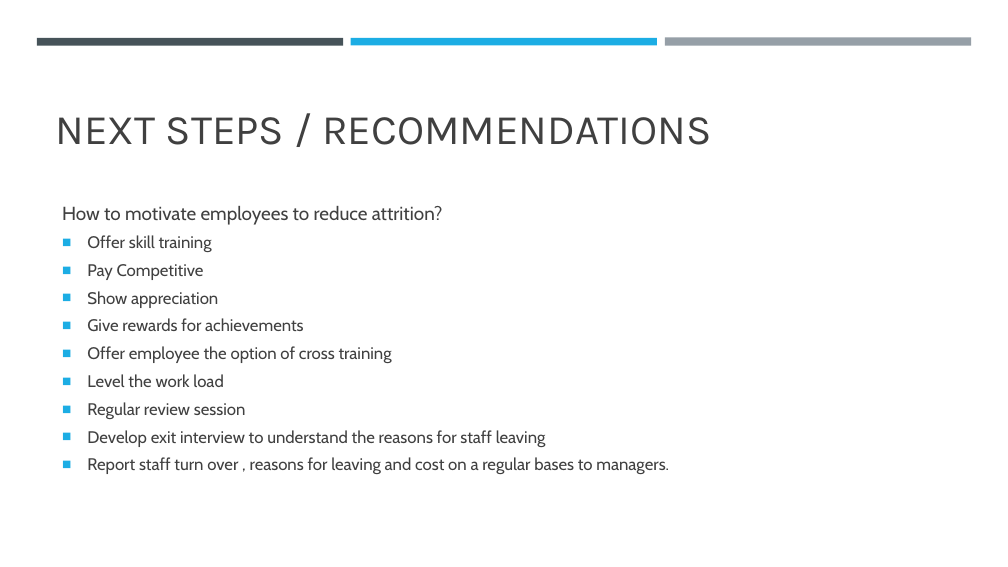
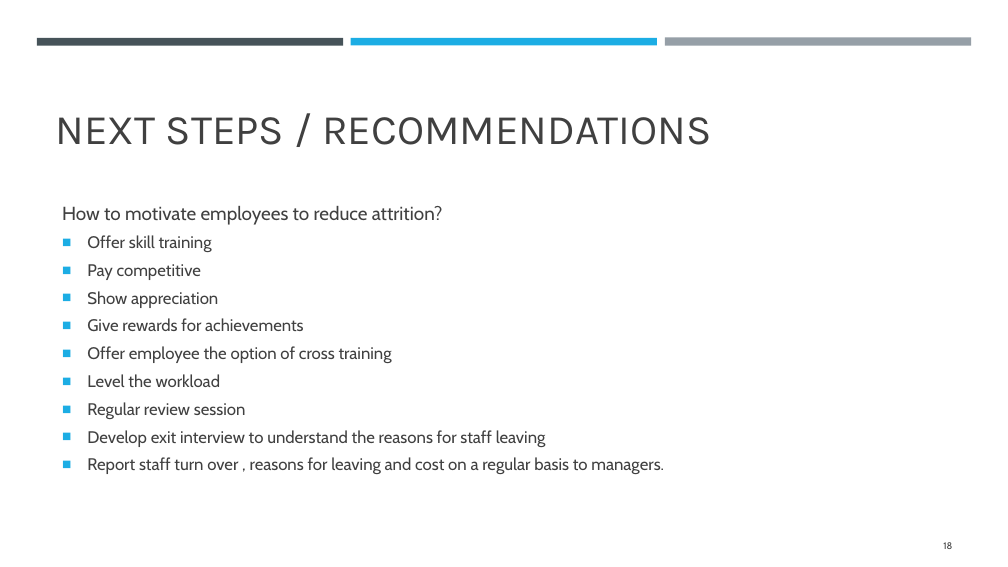
Before and after one commit to IsabelleUslu/InstituteOfDataLabs, a slide deck: slide 18 of IOD Projects/MP2New/New - Predicting Employee Attrition.pptx. Drawn at 1008x567 pixels with LibreOffice and Linux fonts; fonts in the diff are those of the drawing. Boxes give left, top, right and bottom in pixels: in the first picture for what was removed or moved away, otherwise in the second. Text is boxed around its words. In the diff, an @@ line names an element or a change of style, - is before the commit and + after.

```diff
--- a/IOD Projects/MP2New/New - Predicting Employee Attrition.pptx
+++ b/IOD Projects/MP2New/New - Predicting Employee Attrition.pptx
@@ text at (87, 264, 201, 280): text changed @@
-■ Pay Competitive
+■ Pay competitive
@@ text at (87, 374, 221, 387): spaces changed @@
-■ Level the work load
+■ Level the workload
@@ text at (87, 457, 664, 474): text changed @@
-■ Report staff turn over , reasons for leaving and cost on a regular bases to managers.
+■ Report staff turn over , reasons for leaving and cost on a regular basis to managers.
@@ page number added at (943, 542, 952, 549), 9 pt, text #404040 @@
+18
```
Also in this commit, not shown: 17 other slides changed, 1 slide added, 2 other files.
